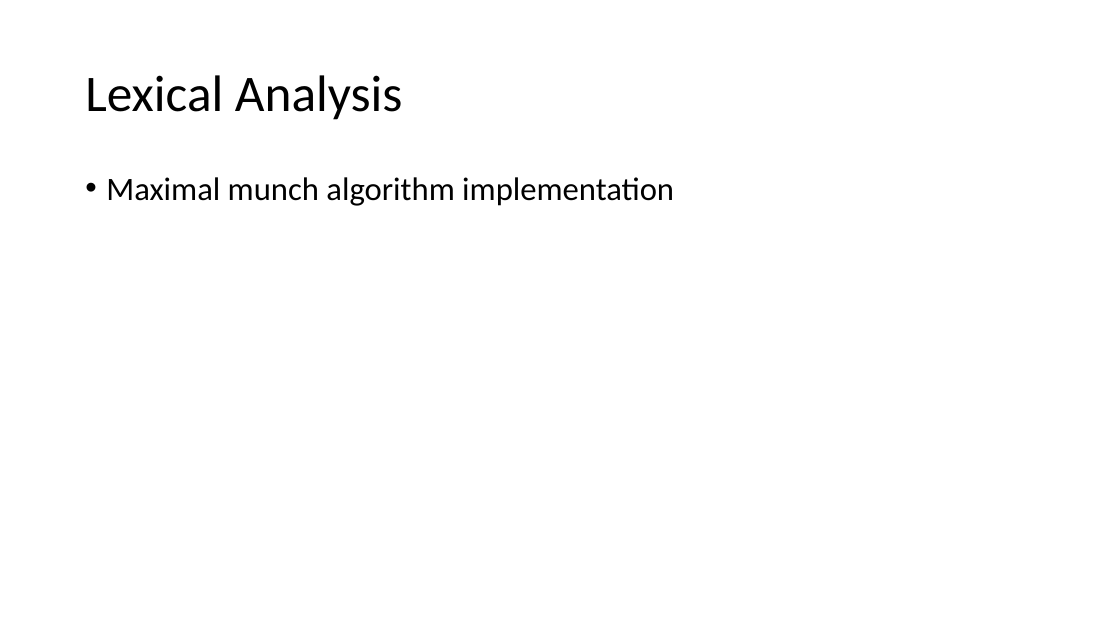
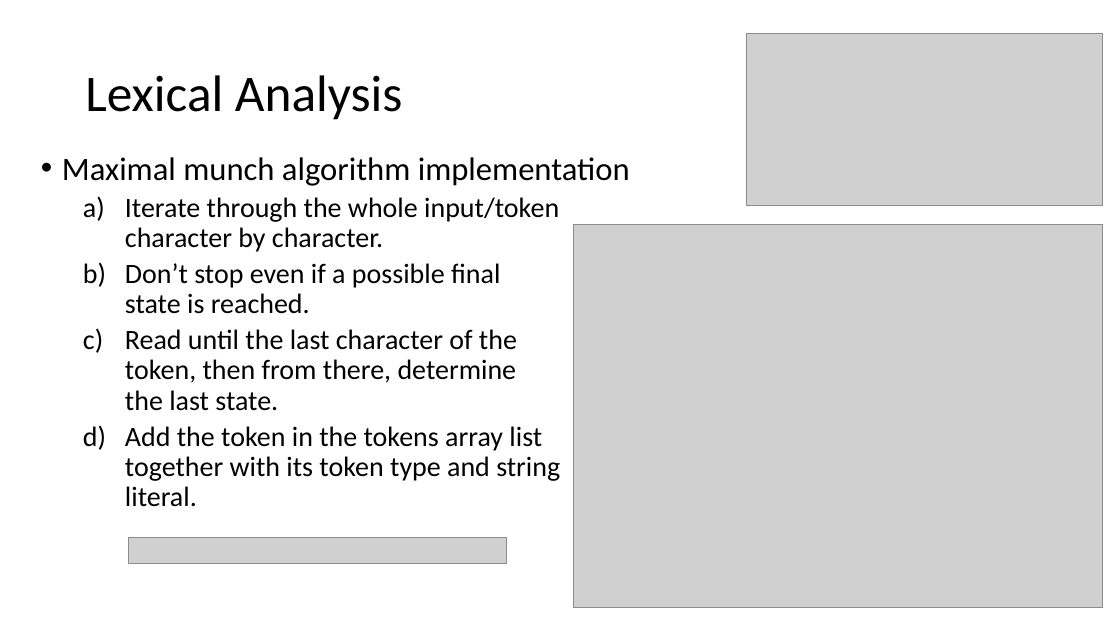
Before and after one commit to Jade03022/Scanner-Problem-Set, a slide deck: slide 3 of Creating a Scanner.pptx. Drawn at 1120x630 pixels with LibreOffice and Linux fonts; fonts in the diff are those of the drawing; grey boxes stand for pictures. Boxes give left, top, right and bottom in pixels: in the first picture for what was removed or moved away, otherwise in the second. Text is boxed around its words. In the diff, an @@ line names an element or a change of style, - is before the commit and + after.

```diff
--- a/Creating a Scanner.pptx
+++ b/Creating a Scanner.pptx
@@ picture added at bbox=[747, 34, 1102, 206] @@
@@ text "Maximal munch algorithm implementation": place and size @@
-text "Maximal munch algorithm implementation" at bbox=[106, 177, 674, 206]
+text "Maximal munch algorithm implementation" at bbox=[62, 157, 630, 507]
@@ text at bbox=[125, 197, 560, 507]: paragraphs added @@
+  a) Iterate through the whole input/token
+     character by character.
+  b) Don’t stop even if a possible final
+     state is reached.
+  c) Read until the last character of the
+     token, then from there, determine
+     the last state.
+  d) Add the token in the tokens array list
+     together with its token type and string
+     literal.
@@ picture added at bbox=[573, 224, 1102, 607] @@
@@ picture added at bbox=[129, 538, 506, 564] @@
```
Also in this commit, not shown: 4 slides added, 3 slides removed.
